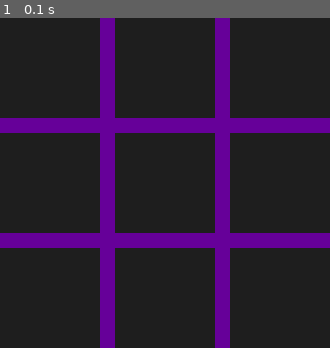
Above: before the commit, frame 1.
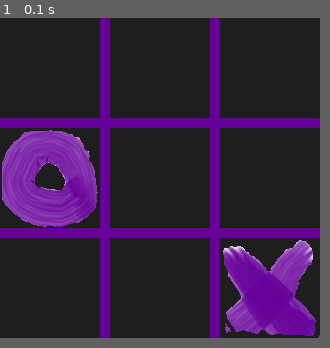
Above: after the commit, the same moment.

Repository: upcaSSSt/X-O
Game: pygame game, started from main.py
The game is run twice, just before and just after one commit, with the same random seed, the same clock (stepped at 60 frames per second) and the same inputs.
Inputs:
- Up to frame 1 (0.1 s): no input
In our replay, the window is 330x330 before the commit and 320x320 after it. These sizes can differ from the game's own. Grey fills any space a smaller window leaves; there, only what the larger window draws over its background counts as a difference.

The runs differ from the first frame. In frame 1, 23% of the frame differs, in the area x 0-100%, y 0-100%.

Commit message:
Refactoring
Произведён частичный рефакторинг: подобран более удачный нейминг, параметрам указан тип, модули xo и figure переделаны, а window, cross и nought удалены, добавлено немного док строк. Добавлены спрайты.

Новый функционал:
2 рандомных хода "ИИ". Баг: нолик может походить в занятую клетку.

Diff:
--- a/src/ai.py
+++ b/src/ai.py
@@ -0,0 +1,9 @@
+from random import randrange
+
+
+class AI:
+    """"""
+
+    def move(self, n_cells: int):
+        """"""
+        return randrange(n_cells)
--- a/src/cell.py
+++ b/src/cell.py
@@ -2,20 +2,28 @@
 
 from src.const import settings
 from src.const import colors
+from src.figure import Figure
 
 
 class Cell:
     """"""
 
-    def __init__(self, pos):
+    def __init__(self, pos: tuple):
         """"""
         self.__pos = pos
-        self.__surface = pg.Surface((settings.CELL_SIZE, settings.CELL_SIZE))
+        self.__figure = pg.Surface((settings.CELL_SIZE, settings.CELL_SIZE))
 
-        self.__surface.fill(colors.BLACK)
+        self.__figure.fill(colors.BLACK)
 
-    def click_handler(self, figure):
-        self.__surface = figure
+    def paint(self, painting_grid: pg.Surface):
+        """Рисует на переданной сетке текущую клетку
 
-    def blit_me(self, screen):
-        screen.blit(self.__surface, self.__pos)
+            Параметры:
+                painting_grid (Surface): сетка, на которую надо нарисовать
+                    поверхность текущей фигуры
+        """
+        painting_grid.blit(self.__figure, self.__pos)
+
+    def move_handler(self, moving_figure: Figure):
+        """"""
+        self.__figure = moving_figure.get_figure
--- a/src/const/path.py
+++ b/src/const/path.py
@@ -0,0 +1,2 @@
+CROSS = "src/img/temp_cross.bmp"
+NOUGHT = "src/img/temp_nought.bmp"
--- a/src/const/settings.py
+++ b/src/const/settings.py
@@ -1,3 +1,3 @@
 CAPTION = "X.O"
 CELL_SIZE = 100
-SCREEN_SIZE = CELL_SIZE * 3 + 30
+SCREEN_SIZE = CELL_SIZE * 3 + 20
--- a/src/cross.py
+++ /dev/null
@@ -1,16 +0,0 @@
-import pygame as pg
-
-from const import settings
-from src.xo import XO
-from figure import Figure
-
-
-class Cross(Figure):
-    """"""
-
-    def __init__(self):
-        """"""
-        super().__init__()
-
-    def _draw(self):
-        pg.draw.line(self.rect, settings.COLOR, (10, 10), (settings.CELL_SIZE - 10, settings.CELL_SIZE - 10), 5)
--- a/src/field.py
+++ b/src/field.py
@@ -3,6 +3,7 @@
 from src.const import settings
 from src.const import colors
 from src.cell import Cell
+from src.figure import Figure
 
 
 class Field:
@@ -10,32 +11,37 @@
 
     def __init__(self):
         """"""
-        self.__surface = pg.Surface((settings.SCREEN_SIZE, settings.SCREEN_SIZE))
-        self.__rect = self.__surface.get_rect()
+        self.__grid = pg.Surface((settings.SCREEN_SIZE, settings.SCREEN_SIZE))
+        self.__coordinates = self.__grid.get_rect()
 
         self.__cells = [
             Cell((0, 0)),
-            Cell((self.__rect.centerx - settings.CELL_SIZE // 2, 0)),
-            Cell((self.__rect.topright[0] - settings.CELL_SIZE, 0)),
-            Cell((0, self.__rect.centery - settings.CELL_SIZE // 2)),
+            Cell((self.__coordinates.centerx - settings.CELL_SIZE // 2, 0)),
+            Cell((self.__coordinates.topright[0] - settings.CELL_SIZE, 0)),
+            Cell((0, self.__coordinates.centery - settings.CELL_SIZE // 2)),
             Cell(tuple(pos - settings.CELL_SIZE // 2
-                       for pos in self.__rect.center)),
-            Cell((self.__rect.midright[0] - settings.CELL_SIZE,
-                  self.__rect.centery - settings.CELL_SIZE // 2)),
-            Cell((0, self.__rect.bottomleft[1] - settings.CELL_SIZE)),
-            Cell((self.__rect.centerx - settings.CELL_SIZE // 2,
-                  self.__rect.midbottom[1] - settings.CELL_SIZE)),
-            Cell((self.__rect.bottomright[0] - settings.CELL_SIZE,
-                  self.__rect.bottomright[1] - settings.CELL_SIZE))
+                       for pos in self.__coordinates.center)),
+            Cell((self.__coordinates.midright[0] - settings.CELL_SIZE,
+                  self.__coordinates.centery - settings.CELL_SIZE // 2)),
+            Cell((0, self.__coordinates.bottomleft[1] - settings.CELL_SIZE)),
+            Cell((self.__coordinates.centerx - settings.CELL_SIZE // 2,
+                  self.__coordinates.midbottom[1] - settings.CELL_SIZE)),
+            Cell((self.__coordinates.bottomright[0] - settings.CELL_SIZE,
+                  self.__coordinates.bottomright[1] - settings.CELL_SIZE))
         ]
 
-        self.__surface.fill(colors.VIOLET)
+        self.__grid.fill(colors.VIOLET)
 
-    def click_handler(self, figure):
-        pass
+    @property
+    def get_n_cells(self):
+        return len(self.__cells)
 
-    def blit_me(self, screen):
+    def paint(self, painting_surface: pg.Surface):
         """"""
         for cell in self.__cells:
-            cell.blit_me(self.__surface)
-        screen.blit(self.__surface, (0, 0))
+            cell.paint(self.__grid)
+        painting_surface.blit(self.__grid, self.__coordinates)
+
+    def press_handler(self, index_to_move: int, moving_figure: Figure):
+        """"""
+        self.__cells[index_to_move].move_handler(moving_figure)
--- a/src/figure.py
+++ b/src/figure.py
@@ -1,18 +1,13 @@
-from abc import ABC, abstractmethod
-
 import pygame as pg
 
-from const import settings
 
-
-class Figure(ABC):
+class Figure:
     """"""
 
-    def __init__(self):
+    def __init__(self, sprite_path: str):
         """"""
-        self.rect = pg.Rect((0, 0, settings.CELL_SIZE, settings.CELL_SIZE))#////
-        self._draw()
+        self.__figure = pg.image.load(sprite_path)
 
-    @abstractmethod
-    def _draw(self):
-        pass
+    @property
+    def get_figure(self):
+        return self.__figure
--- a/src/human.py
+++ b/src/human.py
@@ -0,0 +1 @@
+""""""
--- a/src/nought.py
+++ /dev/null
@@ -1,8 +0,0 @@
-import pygame as pg
-
-from figure import Figure
-
-
-class Nought(Figure):
-    """"""
-    pass
--- a/src/player.py
+++ b/src/player.py
@@ -0,0 +1 @@
+""""""
--- a/src/window.py
+++ /dev/null
@@ -1,28 +0,0 @@
-import sys
-
-import pygame as pg
-
-from src.const import settings
-from src.field import Field
-
-
-class Window:
-    """"""
-
-    def __init__(self):
-        """"""
-        self.__screen = pg.display.set_mode(
-            (settings.SCREEN_SIZE, settings.SCREEN_SIZE))
-        pg.display.set_caption(settings.CAPTION)
-
-        self.__field = Field()
-
-    @staticmethod
-    def close():
-        """"""
-        sys.exit()
-
-    def update(self):
-        """"""
-        self.__field.blit_me(self.__screen)
-        pg.display.flip()
--- a/src/xo.py
+++ b/src/xo.py
@@ -1,25 +1,50 @@
+import sys
+
 import pygame as pg
 
-from src.window import Window
+from src.const import settings
+from src.const import path
+from src.ai import AI
+from src.field import Field
+from src.figure import Figure
 
 
 class XO:
-    """"""
+    """Класс для управления ресурсами и поведением игры"""
 
     def __init__(self):
         """"""
         pg.init()
 
-        self.__main_window = Window()
+        self.__screen = pg.display.set_mode(
+            (settings.SCREEN_SIZE, settings.SCREEN_SIZE))
+        pg.display.set_caption(settings.CAPTION)
+
+        self.__ai = AI()
+
+        self.__field = Field()
+
+        self.__cross = Figure(path.CROSS)
+        self.__nought = Figure(path.NOUGHT)
+
+        self.__field.press_handler(self.__ai.move(self.__field.get_n_cells),
+                                   self.__cross)
+        self.__field.press_handler(self.__ai.move(self.__field.get_n_cells),
+                                   self.__nought)
 
     def run(self):
-        """"""
+        """Запуск основного цикла игры"""
         while True:
             self.__event_handler()
-            self.__main_window.update()
+            self.__update_screen()
 
     def __event_handler(self):
-        """"""
+        """Обрабатывает события мыши"""
         for e in pg.event.get():
             if e.type == pg.QUIT:
-                Window.close()
+                sys.exit()
+
+    def __update_screen(self):
+        """Обновляет изображения на экране и отображает новый экран"""
+        self.__field.paint(self.__screen)
+        pg.display.flip()
Binary file added: src/img/cross.png
Binary file added: src/img/nought.png
Binary file added: src/img/temp_cross.bmp
Binary file added: src/img/temp_nought.bmp
